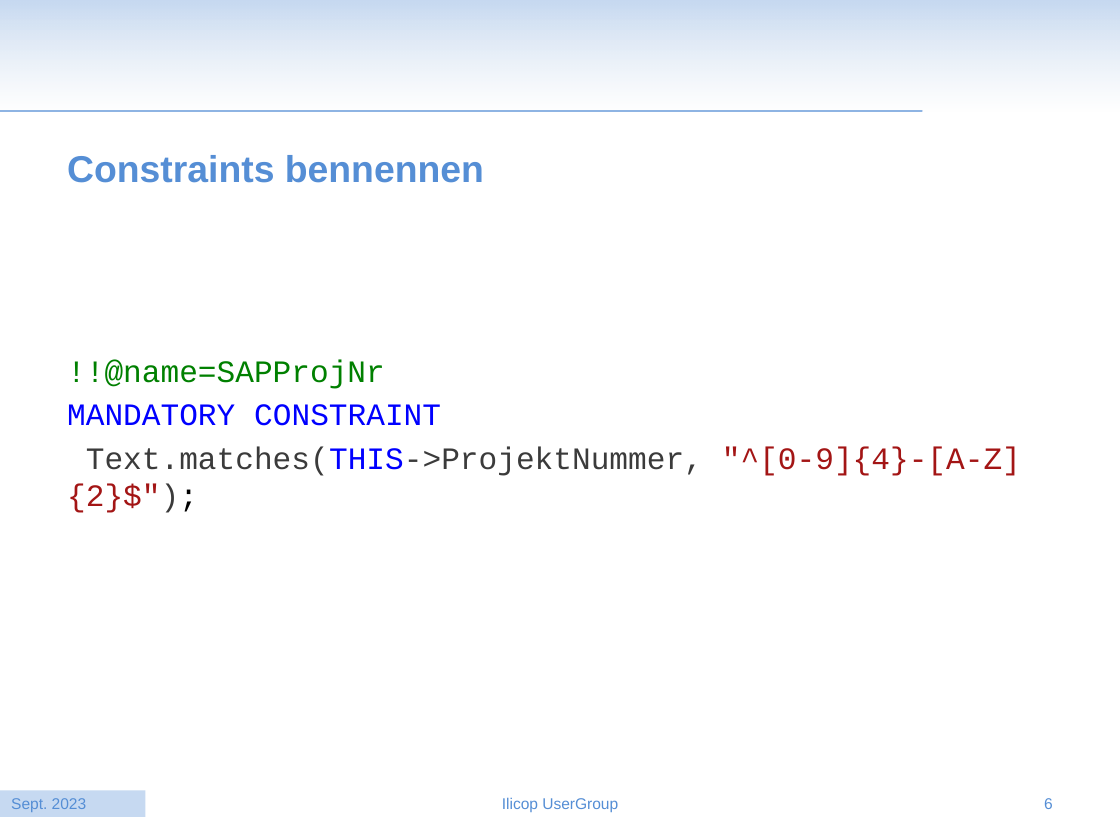
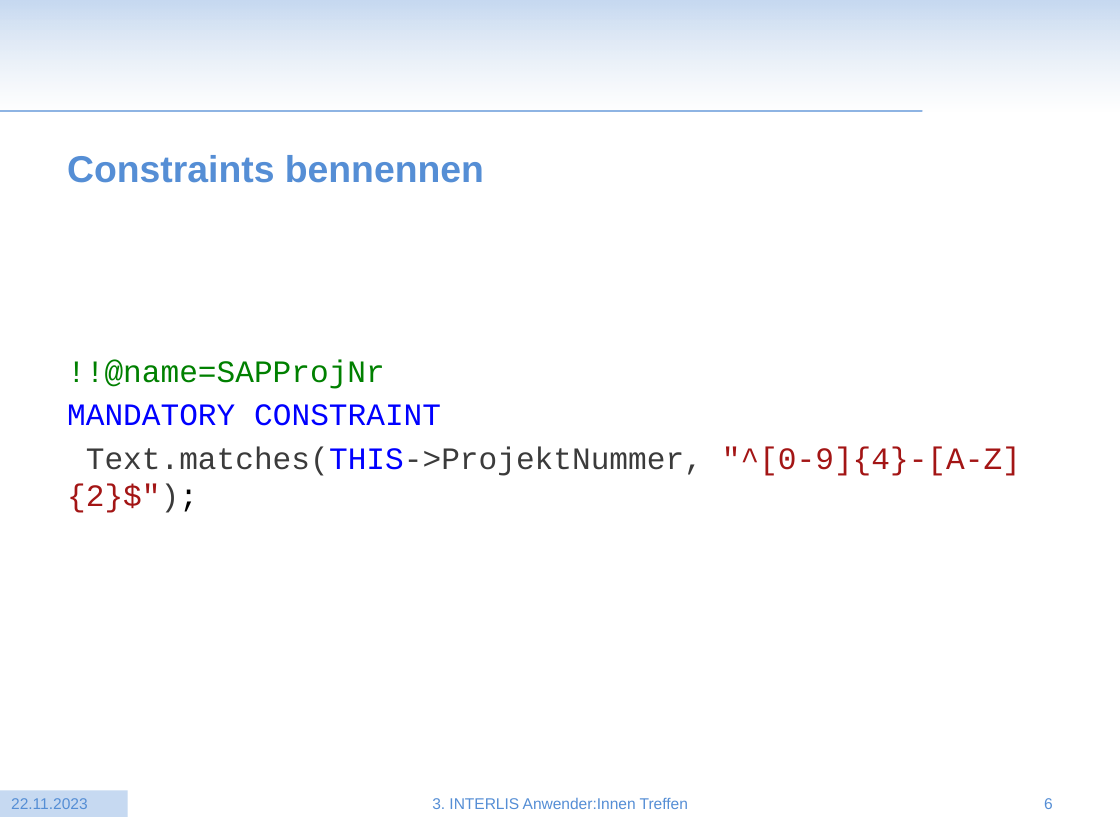
Before and after one commit to moflexch/awt3_validierung, a slide deck: slide 6 of vortrag/20231122_LuethiPhilipp_Neuerungen INTERLIS 2.4.pptx. Drawn at 1120x840 pixels with LibreOffice and Linux fonts; fonts in the diff are those of the drawing; background and template pictures are left out. Boxes give left, top, right and bottom in pixels: in the first picture for what was removed or moved away, otherwise in the second. Text is boxed around its words. In the diff, an @@ line names an element or a change of style, - is before the commit and + after.

Commit message:
Fix typos

```diff
--- a/vortrag/20231122_LuethiPhilipp_Neuerungen INTERLIS 2.4.pptx
+++ b/vortrag/20231122_LuethiPhilipp_Neuerungen INTERLIS 2.4.pptx
@@ rectangle "22.11.2023": place and size @@
-rectangle "22.11.2023" at [0,791,146,818]
+rectangle "22.11.2023" at [0,791,128,818]
@@ text in rectangle at [11,798,87,809]: text changed @@
-Sept. 2023
+22.11.2023
@@ text at [432,798,688,809]: text changed @@
-Ilicop UserGroup
+3. INTERLIS Anwender:Innen Treffen
```
Also in this commit, not shown: 10 other slides changed.
